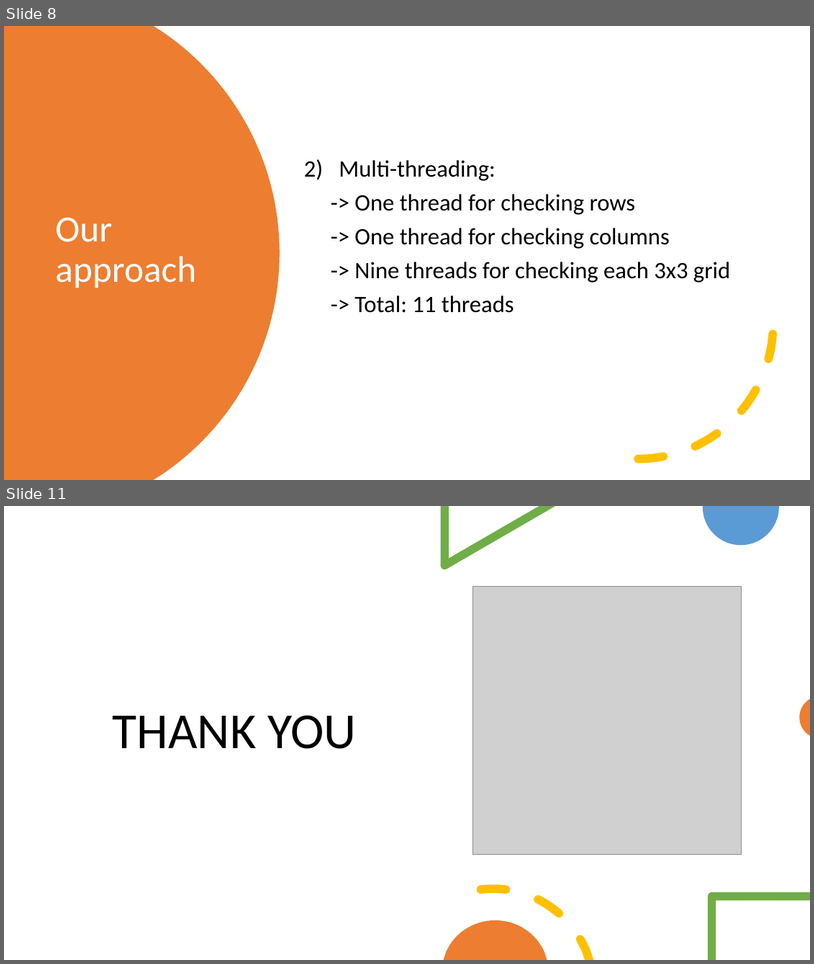
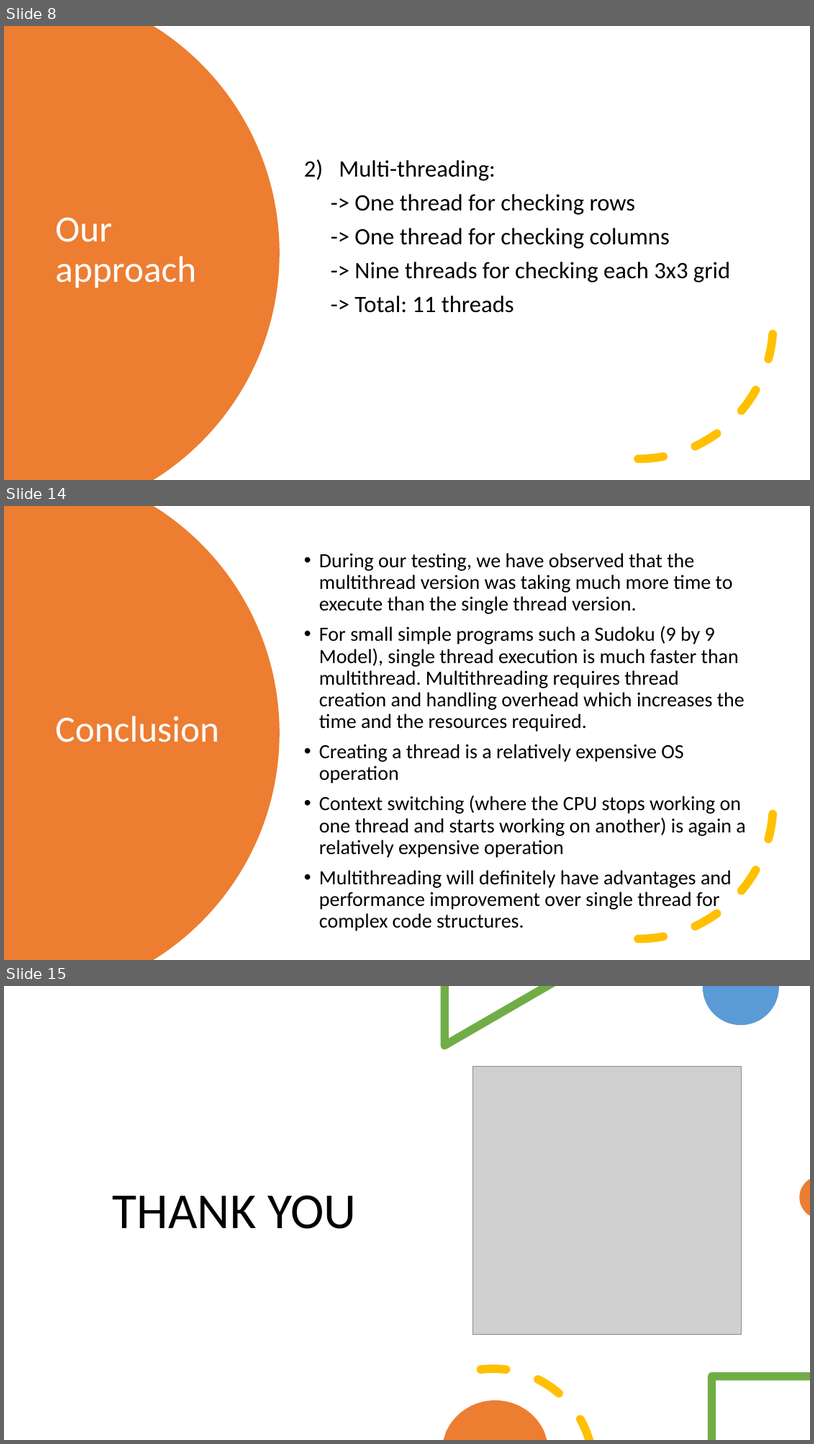
Before and after one commit to akhilcherukuri/Operating-Systems-Design, a slide deck: 180C Project Presentation - Group12.pptx. Shown one above the other, each under a label of ours: slides 8 and 11 before the commit, slides 8, 14 and 15 after it; the slides between them are not shown. The pictures are 814x964 and 814x1444 pixels, drawn with LibreOffice and Linux fonts; fonts in the diff are those of the drawing; grey boxes stand for pictures. Boxes give left, top, right and bottom in pixels: in the first picture for what was removed or moved away, otherwise in the second. Text is boxed around its words. In the diff, an @@ line names an element or a change of style, - is before the commit and + after.

Commit message:
ppt complete

```diff
--- a/180C Project Presentation - Group12.pptx
+++ b/180C Project Presentation - Group12.pptx
@@ slide 14 added at bbox=[4, 506, 810, 960], background #FFFFFF @@
@@ freeform shape added at bbox=[4, 506, 280, 960], fill #ED7D31 @@
@@ text added at bbox=[319, 574, 746, 931], 24 pt, text #000000 @@
+• During our testing, we have observed that the multithread version was taking much more time to execute than the single thread version.
+• For small simple programs such a Sudoku (9 by 9 Model), single thread execution is much faster than multithread. Multithreading requires thread creation and handling overhead which increases the time and the resources required.
+• Creating a thread is a relatively expensive OS operation
+• Context switching (where the CPU stops working on one thread and starts working on another) is again a relatively expensive operation
+• Multithreading will definitely have advantages and performance improvement over single thread for complex code structures.
@@ arc (boxed as its full ellipse) added at bbox=[504, 669, 774, 939], outline #FFC000 10 pt dashed @@
@@ title added at bbox=[55, 716, 219, 742], 44 pt, text #FFFFFF @@
+Conclusion
@@ what was slide 11 is now slide 15 @@
```
Also in this commit, not shown: 5 other slides added, 2 slides removed, 2 other files.
